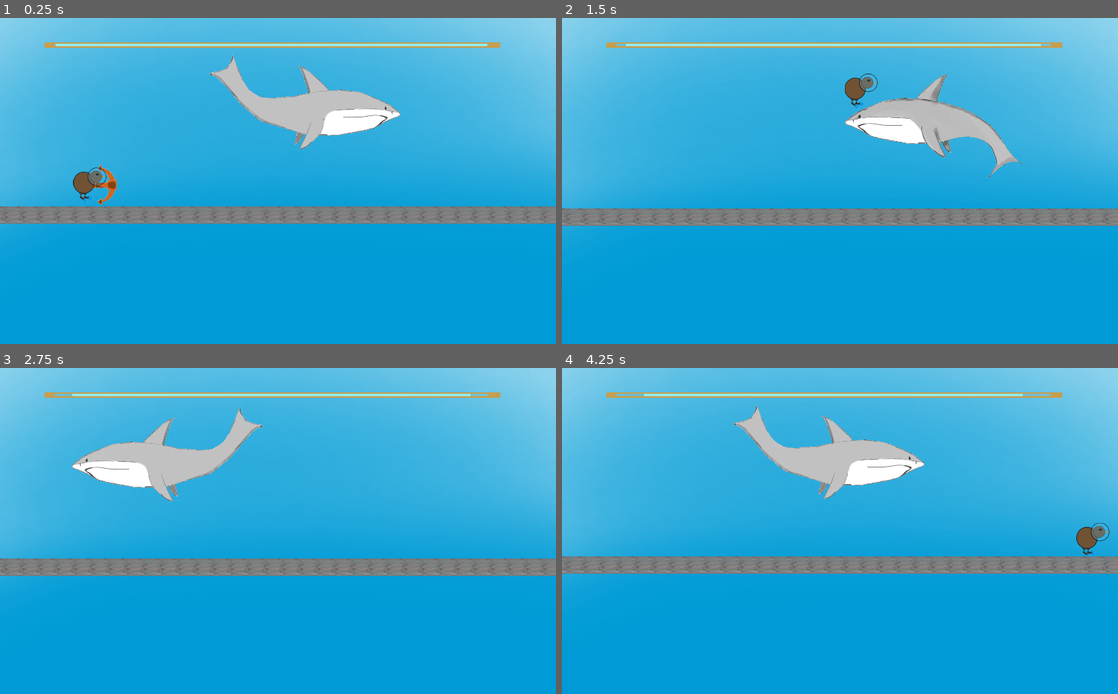
Above: before the commit, frames 1-4 (two rows, left to right).
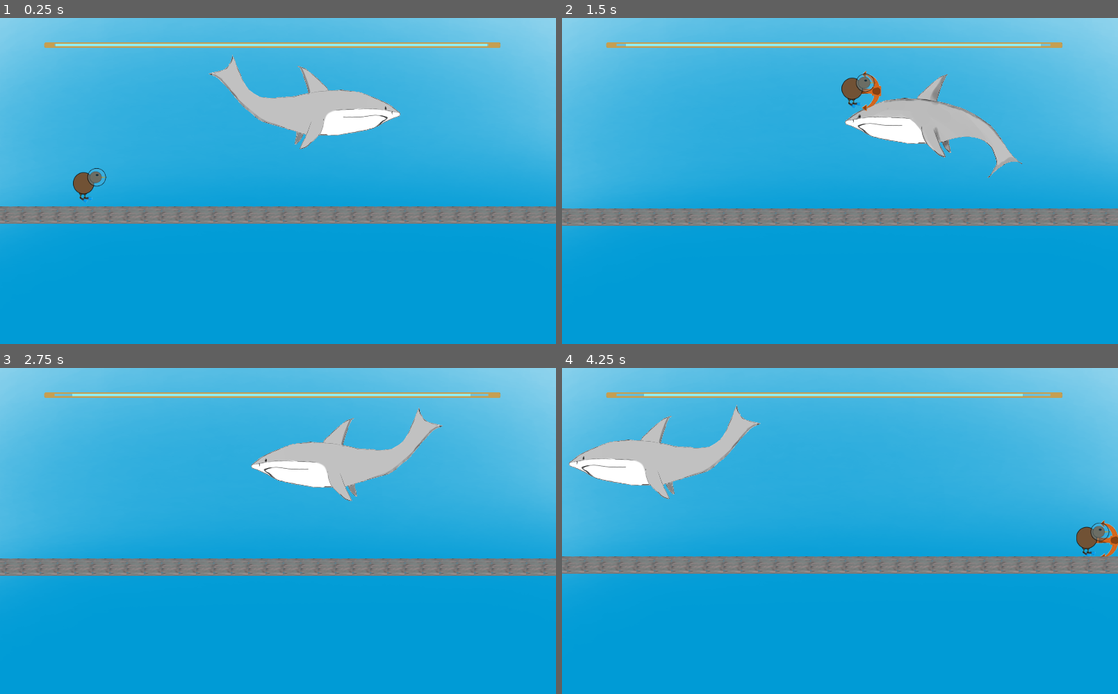
Above: after the commit, the same moments.

Repository: Cpt-Barbosa/CodeGameJam2022
Game: Godot game, scene res://scenes/Game.tscn
Two runs of this game, one before a commit and one after it. Both use one fixed random seed, a clock stepped at 60 frames per second and the inputs below.
Inputs:
- Up to frame 1 (0.25 s): no input
- Up to frame 2 (1.5 s): hold D (move_right) from 0.53 s (still down); tap J (attack) at 0.6, 1.35 s; tap Space (jump) at 0.77 s
- Up to frame 3 (2.75 s): tap Space (jump) at 1.52 s; release D (move_right) at 2.03 s; hold Q (move_left) from 2.03 s (still down); tap J (attack) at 2.1 s
- Up to frame 4 (4.25 s): release Q (move_left) at 2.78 s; hold D (move_right) from 2.78 s (still down); tap J (attack) at 2.85, 3.6 s; tap Space (jump) at 3.02, 3.77 s

The runs differ from the first frame. In frame 1, 0.3% of the frame differs, in the area x 13-21%, y 44-58%; in frame 2, 0.4%; in frame 3, 7.1%; in frame 4, 7.1%, in the area x 1-100%, y 11-58%.

Commit message:
Kiwi qui tape pour de vrai ! (ou presque)

Diff:
--- a/scenes/Joueur.tscn
+++ b/scenes/Joueur.tscn
@@ -23,7 +23,6 @@
 [sub_resource type="Animation" id=5]
 resource_name = "Test"
 length = 0.7
-loop = true
 tracks/0/type = "value"
 tracks/0/path = NodePath("Sprite:position")
 tracks/0/interp = 0
@@ -47,12 +46,23 @@
 "transitions": PoolRealArray( 1, 1, 1, 1, 1, 1, 1 ),
 "update": 1,
 "values": [ ExtResource( 2 ), ExtResource( 10 ), ExtResource( 8 ), ExtResource( 9 ), ExtResource( 7 ), ExtResource( 8 ), ExtResource( 2 ) ]
+}
+tracks/2/type = "value"
+tracks/2/path = NodePath("Sprite/Hitbox attaque/CollisionShape2D:disabled")
+tracks/2/interp = 1
+tracks/2/loop_wrap = true
+tracks/2/imported = false
+tracks/2/enabled = true
+tracks/2/keys = {
+"times": PoolRealArray( 0, 0.2, 0.6 ),
+"transitions": PoolRealArray( 1, 1, 1 ),
+"update": 1,
+"values": [ true, false, true ]
 }
 
 [sub_resource type="Animation" id=8]
 resource_name = "Attaque (coffre)"
 length = 0.7
-loop = true
 tracks/0/type = "value"
 tracks/0/path = NodePath("Sprite:position")
 tracks/0/interp = 0
@@ -116,13 +126,127 @@
 "update": 0,
 "values": [ ExtResource( 2 ) ]
 }
+tracks/2/type = "value"
+tracks/2/path = NodePath("Sprite/Hitbox attaque/CollisionShape2D:disabled")
+tracks/2/interp = 1
+tracks/2/loop_wrap = true
+tracks/2/imported = false
+tracks/2/enabled = true
+tracks/2/keys = {
+"times": PoolRealArray( 0 ),
+"transitions": PoolRealArray( 1 ),
+"update": 0,
+"values": [ true ]
+}
+tracks/3/type = "value"
+tracks/3/path = NodePath("Sprite:rotation_degrees")
+tracks/3/interp = 1
+tracks/3/loop_wrap = true
+tracks/3/imported = false
+tracks/3/enabled = true
+tracks/3/keys = {
+"times": PoolRealArray( 0 ),
+"transitions": PoolRealArray( 1 ),
+"update": 0,
+"values": [ 0.0 ]
+}
+
+[sub_resource type="Animation" id=12]
+resource_name = "base"
+length = 0.5
+loop = true
+tracks/0/type = "value"
+tracks/0/path = NodePath("Sprite:position")
+tracks/0/interp = 1
+tracks/0/loop_wrap = true
+tracks/0/imported = false
+tracks/0/enabled = true
+tracks/0/keys = {
+"times": PoolRealArray( 0 ),
+"transitions": PoolRealArray( 1 ),
+"update": 0,
+"values": [ Vector2( 0, 0 ) ]
+}
+tracks/1/type = "value"
+tracks/1/path = NodePath("Sprite:texture")
+tracks/1/interp = 1
+tracks/1/loop_wrap = true
+tracks/1/imported = false
+tracks/1/enabled = true
+tracks/1/keys = {
+"times": PoolRealArray( 0 ),
+"transitions": PoolRealArray( 1 ),
+"update": 0,
+"values": [ ExtResource( 2 ) ]
+}
+tracks/2/type = "value"
+tracks/2/path = NodePath("Sprite/Hitbox attaque/CollisionShape2D:disabled")
+tracks/2/interp = 1
+tracks/2/loop_wrap = true
+tracks/2/imported = false
+tracks/2/enabled = true
+tracks/2/keys = {
+"times": PoolRealArray( 0 ),
+"transitions": PoolRealArray( 1 ),
+"update": 0,
+"values": [ true ]
+}
+
+[sub_resource type="Animation" id=15]
+resource_name = "mort"
+length = 1.5
+tracks/0/type = "value"
+tracks/0/path = NodePath("Sprite:position")
+tracks/0/interp = 2
+tracks/0/loop_wrap = true
+tracks/0/imported = false
+tracks/0/enabled = true
+tracks/0/keys = {
+"times": PoolRealArray( 0, 0.1, 0.9, 1.1 ),
+"transitions": PoolRealArray( 1, 1, 1, 1 ),
+"update": 0,
+"values": [ Vector2( 0, 0 ), Vector2( 0, 0 ), Vector2( 0, -45 ), Vector2( 0, 24.9999 ) ]
+}
+tracks/1/type = "value"
+tracks/1/path = NodePath("Sprite:rotation_degrees")
+tracks/1/interp = 1
+tracks/1/loop_wrap = true
+tracks/1/imported = false
+tracks/1/enabled = true
+tracks/1/keys = {
+"times": PoolRealArray( 0, 0.1, 0.2, 0.3, 0.4, 0.5, 0.6, 0.7, 0.8, 0.9 ),
+"transitions": PoolRealArray( 1, 1, 1, 1, 1, 1, 1, 1, 1, 1 ),
+"update": 0,
+"values": [ 0.0, 20.0, 40.0, 60.0, 80.0, 100.0, 120.0, 140.0, 160.0, 180.0 ]
+}
 
 [sub_resource type="AnimationNodeAnimation" id=9]
 animation = "Attaque"
 
+[sub_resource type="AnimationNodeAnimation" id=13]
+animation = "base"
+
+[sub_resource type="AnimationNodeAnimation" id=16]
+animation = "mort"
+
+[sub_resource type="AnimationNodeStateMachineTransition" id=14]
+
+[sub_resource type="AnimationNodeStateMachineTransition" id=17]
+switch_mode = 2
+auto_advance = true
+
+[sub_resource type="AnimationNodeStateMachineTransition" id=18]
+
 [sub_resource type="AnimationNodeStateMachine" id=10]
 states/Attaque/node = SubResource( 9 )
-states/Attaque/position = Vector2( 477, 131 )
+states/Attaque/position = Vector2( 622, 128 )
+states/base/node = SubResource( 13 )
+states/base/position = Vector2( 350, 128 )
+states/mort/node = SubResource( 16 )
+states/mort/position = Vector2( 161, 128 )
+transitions = [ "base", "Attaque", SubResource( 14 ), "Attaque", "base", SubResource( 17 ), "base", "mort", SubResource( 18 ) ]
+start_node = "base"
+end_node = "mort"
 
 [sub_resource type="AnimationNodeStateMachinePlayback" id=11]
 
@@ -159,8 +283,11 @@
 anims/Attaque = SubResource( 5 )
 "anims/Attaque (coffre)" = SubResource( 8 )
 anims/RESET = SubResource( 4 )
+anims/base = SubResource( 12 )
+anims/mort = SubResource( 15 )
 
 [node name="AnimationTree" type="AnimationTree" parent="."]
 tree_root = SubResource( 10 )
 anim_player = NodePath("../AnimationPlayer")
+active = true
 parameters/playback = SubResource( 11 )
--- a/scripts/Joueur.gd
+++ b/scripts/Joueur.gd
@@ -2,6 +2,7 @@
 
 export var move_speed = 200.0
 
+var state_machine
 var velocity := Vector2.ZERO
 
 export var jump_height : float
@@ -13,10 +14,15 @@
 onready var fall_gravity : float = ((-2.0 * jump_height) / (jump_time_to_descent * jump_time_to_descent)) * -1.0
 onready var jump_count = 2
 
+func _ready():
+	state_machine = $AnimationTree.get("parameters/playback")
+
 func _physics_process(delta):
 	velocity.y += get_gravity() * delta
 	velocity.x = get_input_velocity() * move_speed
 
+	if Input.is_action_just_pressed("attack"):
+		state_machine.travel("Attaque")
 	if Input.is_action_just_pressed("jump") and jump_count >0:
 		jump_count -=1
 		jump()
@@ -54,3 +60,7 @@
 		horizontal += 1.0
 
 	return horizontal
+
+func die():
+	state_machine.travel("mort")
+	set_physics_process(false)
Not shown: 1 places in scenes/Joueur.tscn that only renumber resources
